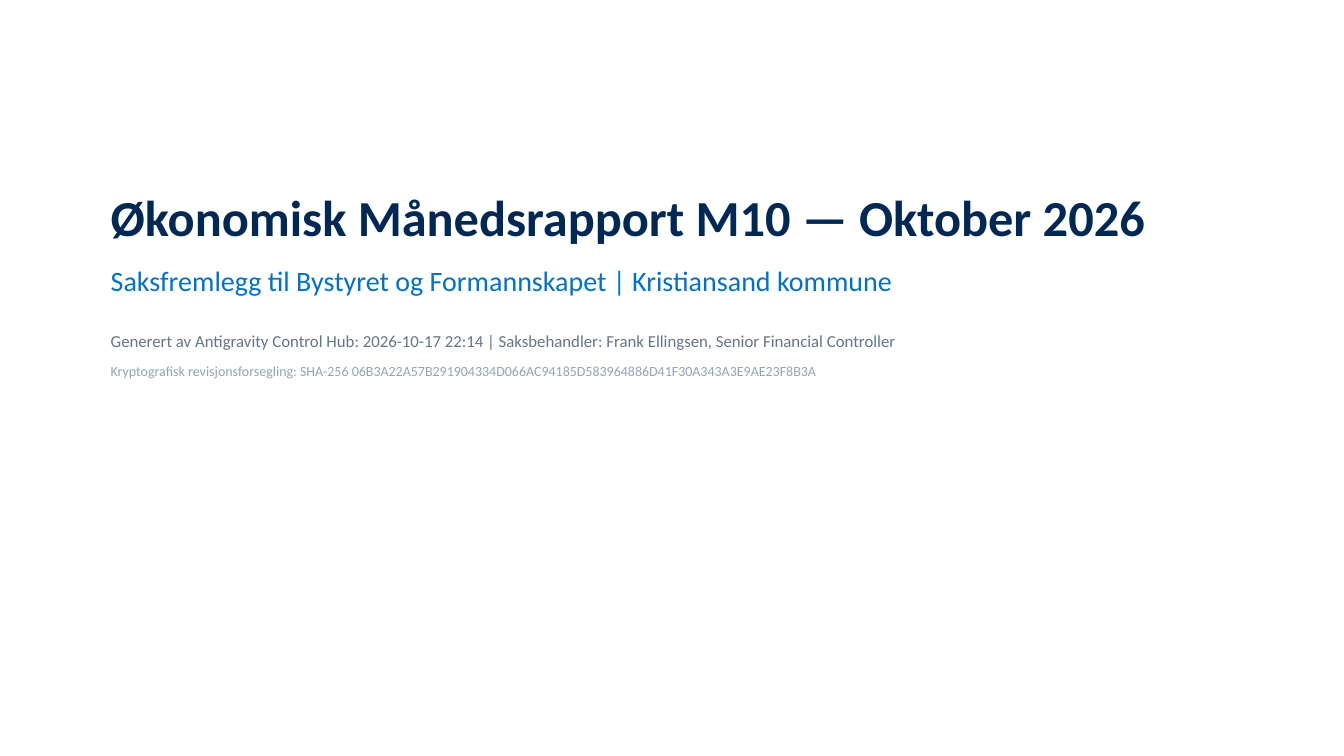
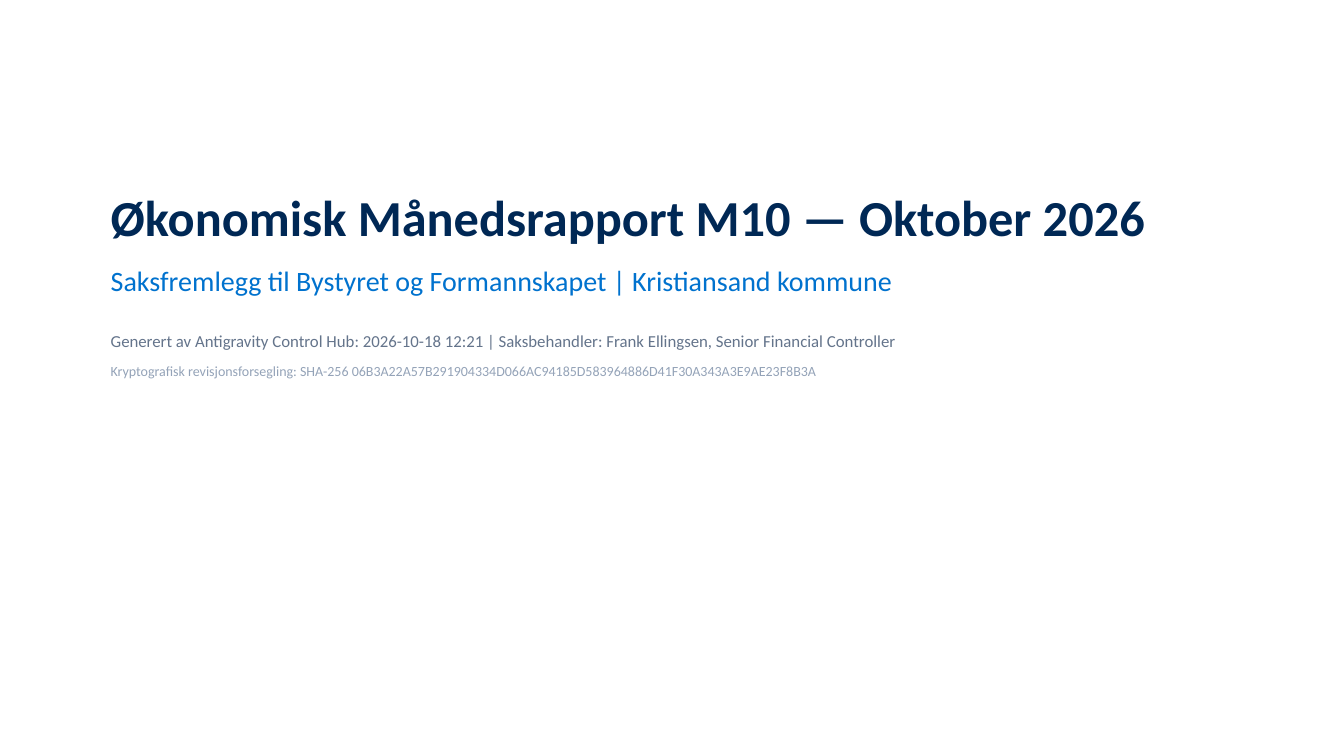
Before and after one commit to Frank-Ellingsen/AI_KOM, a slide deck: slide 1 of reports/Bystyret_M10_Okonomi_Rapport.pptx. Drawn at 1344x756 pixels with LibreOffice and Linux fonts; fonts in the diff are those of the drawing. Boxes give left, top, right and bottom in pixels: in the first picture for what was removed or moved away, otherwise in the second. Text is boxed around its words. In the diff, an @@ line names an element or a change of style, - is before the commit and + after.

```diff
--- a/reports/Bystyret_M10_Okonomi_Rapport.pptx
+++ b/reports/Bystyret_M10_Okonomi_Rapport.pptx
@@ text at (x1=111, y1=335, x2=895, y2=350): text changed @@
-Generert av Antigravity Control Hub: 2026-10-17 22:14 | Saksbehandler: Frank Ellingsen, Senior Financial Controller
+Generert av Antigravity Control Hub: 2026-10-18 12:21 | Saksbehandler: Frank Ellingsen, Senior Financial Controller
```
Also in this commit, not shown: 1 other slide changed, 2 other files.
